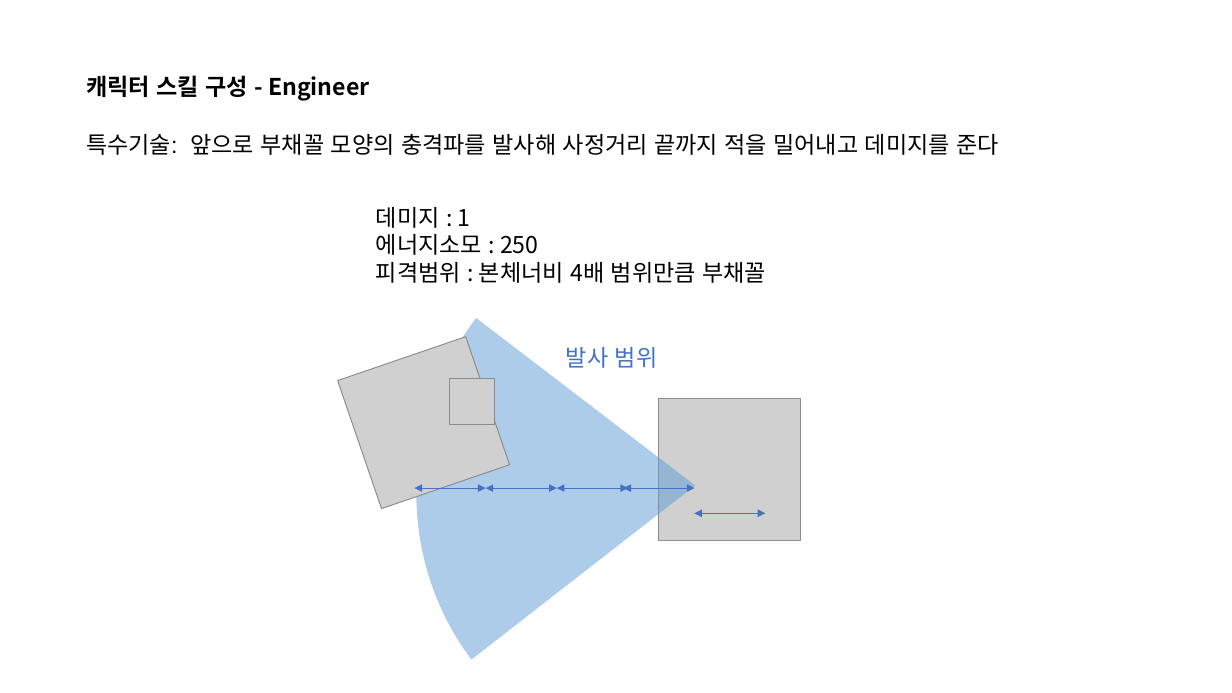
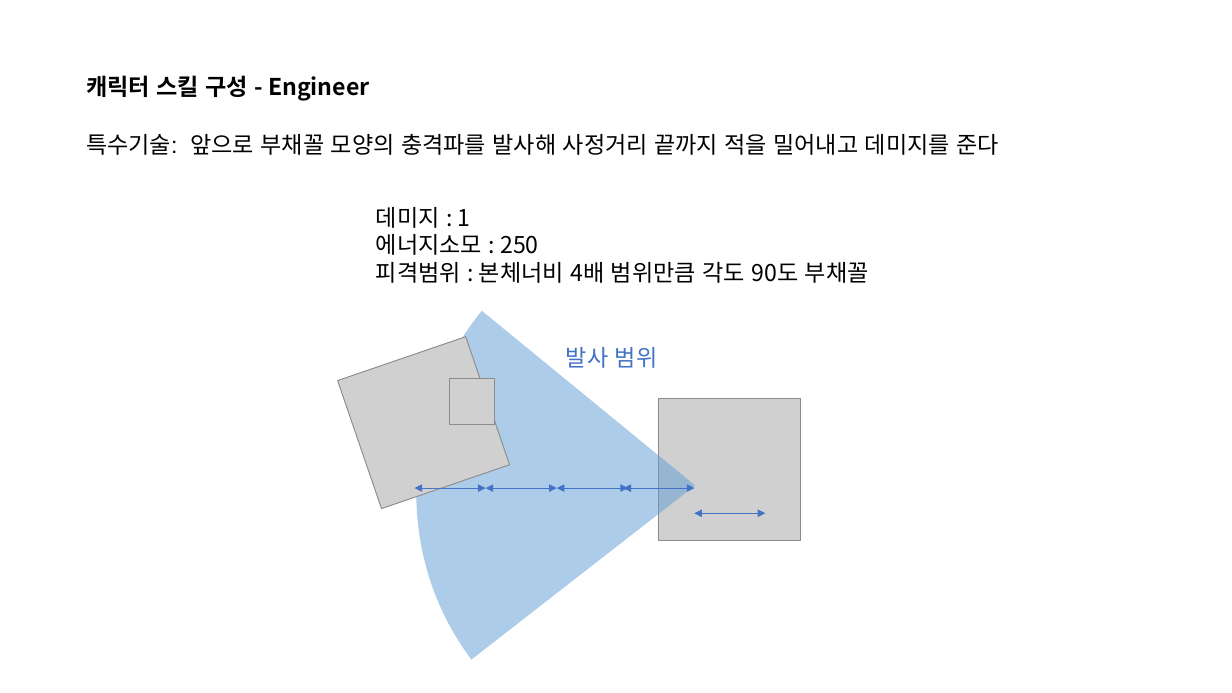
Before and after one commit to penspanic/ITWGamejam, a slide deck: slide 20 of Plan/Rocketman_씬&스킬구성.pptx (slide 21 before the commit). Drawn at 1232x693 pixels with LibreOffice and Linux fonts; fonts in the diff are those of the drawing; grey boxes stand for pictures. Boxes give left, top, right and bottom in pixels: in the first picture for what was removed or moved away, otherwise in the second. Text is boxed around its words. In the diff, an @@ line names an element or a change of style, - is before the commit and + after.

```diff
--- a/Plan/Rocketman_씬&스킬구성.pptx
+++ b/Plan/Rocketman_씬&스킬구성.pptx
@@ pie slice (boxed as its full ellipse) at bbox=[304, 92, 1087, 693]: proportions changed @@
@@ text at bbox=[376, 262, 869, 283]: text changed @@
-피격범위 : 본체너비 4배 범위만큼 부채꼴
+피격범위 : 본체너비 4배 범위만큼 각도 90도 부채꼴
```
Also in this commit, not shown: 8 other slides changed, 1 slide removed.
